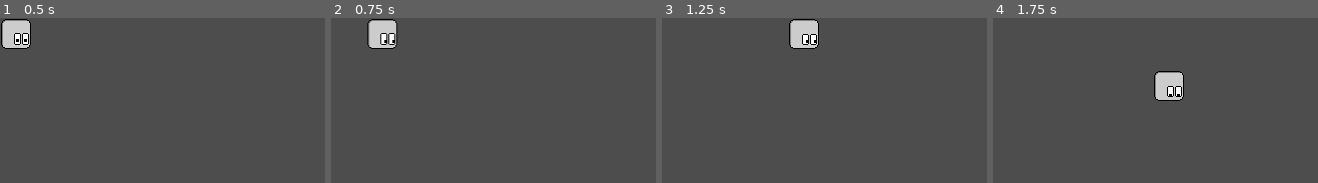
Above: before the commit, frames 1-4 (left to right).
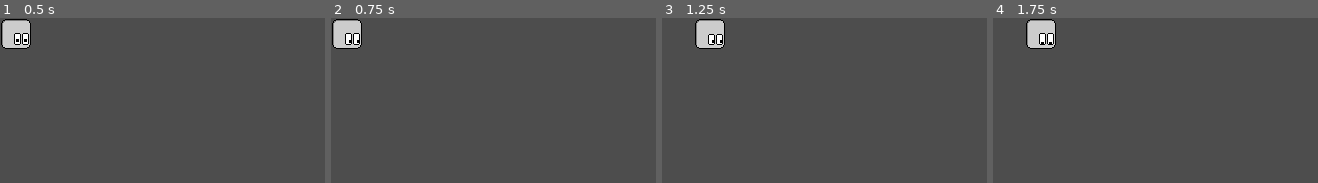
Above: after the commit, the same moments.

Repository: mkacik/godot-snek
Game: Godot game, scene res://scenes/player.tscn
The game is run twice, just before and just after one commit, with the same random seed, the same clock (stepped at 60 frames per second) and the same inputs.
Inputs:
- Up to frame 1 (0.5 s): no input
- Up to frame 2 (0.75 s): tap Enter at 0.5 s; hold Right (move_right) from 0.53 s (still down)
- Up to frame 3 (1.25 s): keep holding Right (move_right)
- Up to frame 4 (1.75 s): release Right (move_right) at 1.28 s; hold Down (move_down) from 1.28 s (still down)

Frame 1 is identical in both runs. In frame 2, 3.1% of the frame differs, in the area x 0-21%, y 0-19%; in frame 3, 3.2%, in the area x 10-49%, y 0-19%; in frame 4, 3.2%.

Commit message:
Move snek head every second based on last direction input

Diff:
--- a/scenes/player.gd
+++ b/scenes/player.gd
@@ -3,12 +3,14 @@
 const Common = preload("res://lib/common.gd")
 
 @export var cell_size: int = 32
-@export var speed: int = 400
+@export var speed: int = 200
 
 var max_pos: Vector2
 var min_pos: Vector2
 
 var direction: Vector2
+var next_direction: Vector2
+
 var target_position: Vector2
 
 # Called when the node enters the scene tree for the first time.
@@ -20,7 +22,8 @@
     var max_y = (floori(screen_size.y / cell_size) - 1) * cell_size
     max_pos = Vector2(max_x, max_y)
 
-    direction = Vector2.ZERO
+    direction = Vector2.RIGHT
+    next_direction = direction
     target_position = position
 
     $AnimatedSprite2D.animation = "idle"
@@ -28,43 +31,29 @@
 
 # Called every frame. 'delta' is the elapsed time since the previous frame.
 func _process(delta: float):
-    # if moving is in progress, animate
-
-
-    # allow movement only if player was not already moving
-    if direction == Vector2.ZERO:
-        if Input.is_action_pressed("move_right"):
-            direction.x += 1
-            $AnimatedSprite2D.animation = "right"
-        if Input.is_action_pressed("move_left"):
-            direction.x -= 1
-            $AnimatedSprite2D.animation = "left"
-        if Input.is_action_pressed("move_down"):
-            direction.y += 1
-            $AnimatedSprite2D.animation = "down"
-        if Input.is_action_pressed("move_up"):
-            direction.y -= 1
-            $AnimatedSprite2D.animation = "up"
-
-        if direction.length() != 0:
-            # enforce target position within screen bounds
-            target_position = Common.clamped(position + direction * cell_size, min_pos, max_pos);
-            # if target position was not a valid one, we hit something, so it's game over
-            if position == target_position:
-                $AnimatedSprite2D.animation = "angry"
-        else:
-            $AnimatedSprite2D.animation = "idle"
-
+    if Input.is_action_pressed("move_right"):
+        next_direction = Vector2.RIGHT
+        $AnimatedSprite2D.animation = "right"
+    elif Input.is_action_pressed("move_left"):
+        next_direction = Vector2.LEFT
+        $AnimatedSprite2D.animation = "left"
+    elif Input.is_action_pressed("move_down"):
+        next_direction = Vector2.DOWN
+        $AnimatedSprite2D.animation = "down"
+    elif Input.is_action_pressed("move_up"):
+        next_direction = Vector2.UP
+        $AnimatedSprite2D.animation = "up"
 
     if position != target_position:
         var previous_position = position
         var velocity = direction * speed
-
         # enforce new position to be between current and target position
         position = Common.clamped(position + velocity * delta, previous_position, target_position)
-    else:
-        direction = Vector2.ZERO
 
 func _on_move_timer_timeout() -> void:
-    # if new direction was selected, use it; if not, use previously selected one
-    pass
+    direction = next_direction
+    # enforce target position within screen bounds
+    target_position = Common.clamped(position + direction * cell_size, min_pos, max_pos);
+    # if target position was not changed, we hit something, so it's game over
+    if position == target_position:
+        $AnimatedSprite2D.animation = "angry"
--- a/scenes/player.tscn
+++ b/scenes/player.tscn
@@ -122,7 +122,6 @@
 
 [node name="Player" type="Node2D"]
 script = ExtResource("1_7k03j")
-speed = 200
 metadata/_edit_group_ = true
 
 [node name="AnimatedSprite2D" type="AnimatedSprite2D" parent="."]
@@ -131,6 +130,6 @@
 centered = false
 
 [node name="MoveTimer" type="Timer" parent="."]
-wait_time = 2.0
+autostart = true
 
 [connection signal="timeout" from="MoveTimer" to="." method="_on_move_timer_timeout"]
